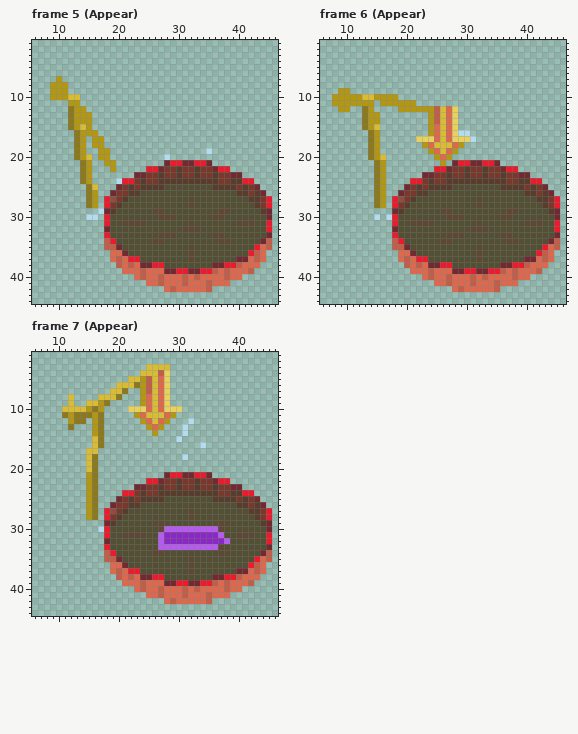
Pixel-art file: Levels/Resources/LilyPad_Goal_Animate.ase. The picture above is the old version.
64x64 pixels, 13 frames. Shown: frame 5 (Appear): x 6..46, y 1..44; frame 6 (Appear): x 6..46, y 1..44; frame 7 (Appear): x 6..46, y 1..44. The commit also changed other frames, which this record leaves out.
New version:
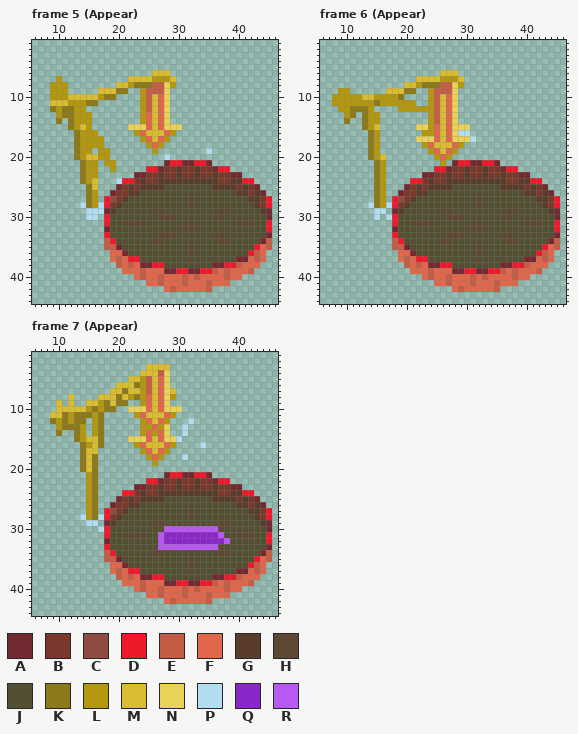
Palette (. is transparent): A #732930  B #7a382b  C #8d4d42  D #ee192b  E #c55c46  F #e1674b  G #5a3c2c  H #5c4833  J #534f32  K #8c791a  L #b3970e  M #d9bc2f  N #ead259  P #b2dcef  Q #8b27c8  R #b859f2
Edits made:
layer "Layer 1" now shown
--- frame 5 (Appear), layer "Layer 1"
@@ x 7..32 @@
  5 ..........................
- 6 ..........................
- 7 ...L......................
- 8 ..LLL.....................
- 9 ..LLL.....................
-10 ..LLLMM...................
-11 .....LL...................
-12 .....KLL..................
-13 .....KLLL.................
-14 .....KLLL.................
-15 .....KLML.................
-16 ......KLLL................
-17 ......KL.LL...............
-18 ......KL.LL...............
-19 ......KL..LL..............
-20 ......KLM.LL.........P....
-21 .......KL..LL........ADDAA
-22 .......KL...L.....DDABBGBB
-23 .......KL.......AABBGBBGBB
-24 .......KL....PDDBGBBGGGGGG
+ 6 ...................MMM....
+ 7 ...L...........MMMMLLLM...
+ 8 ..LLL........MMLKKKEENL...
+ 9 ..LLL.....MMMKK..LEEEN....
+10 ..LLLMMMMMLKK....LEMFN....
+11 ..MMMLLLKK.......LEMFN....
+12 ..KLKKLL.........LEMFN....
+13 ...LKKLLL........LFMFN....
+14 ...K.KLLL........LFMFN....
+15 .....KLML......NNNFMFNNN..
+16 ......KLLL......LFMMMFL...
+17 ......KLLLL......LFMFL....
+18 ......KLLLL.......LFL.....
+19 ......KLL.LL.......L......
+20 ......KLMMLL.........P....
+21 .......KLL.LL........ADDAA
+22 .......KLL..L.....DDABBGBB
+23 .......KLL......AABBGBBGBB
+24 .......KLM...PDDBGBBGGGGGG
 25 ........KM...ABGBGGGGJJJJJ
@@ x 12..19 @@
 27 ...KL.DC
-28 ...KL.DB
-29 .....PAG
+28 ..PKLPDB
+29 ...PPPAG
 30 ...PP.DJ
--- frame 6 (Appear), layer "Layer 1"
@@ x 8..32 @@
  5 .........................
- 6 .........................
- 7 .........................
- 8 .........................
- 9 .LL......................
-10 LLLLLMMLLLL..............
-11 LLLLLLL.LLLLLL...........
-12 .LL..KL....LLLLLLEMFN....
-13 .....KLL........LEMFN....
-14 .....KLL........LEMFN....
-15 .....KLM........LFMFN....
-16 ......KL........LFMFNPP..
+ 6 ..................MMM....
+ 7 ..............MMMMLLLM...
+ 8 ............MMLKKKEENL...
+ 9 .LL......MMMKK..LEEEN....
+10 LLLLLMMLLLLK....LEMFN....
+11 LLLLLLLKLLLLLL..LEMFN....
+12 .LLKKKL....LLLLLLEMFN....
+13 ..LK.KLL........LEMFN....
+14 ..K..KLL........LEMFN....
+15 .....KLM......NNLFMFNNN..
+16 ......KL.......LLFMFNPP..
 17 ......KL......NNNFMFNNNP.
@@ x 12..19 @@
 27 ...KL.DC
-28 ...KL.DB
-29 ......AG
+28 ..PKLPDB
+29 ...PP.AG
 30 ...P.PDJ
--- frame 7 (Appear), layer "Layer 1"
@@ x 7..31 @@
  6 .............MMMKLEMFN...
- 7 ............MMK..LEMFN...
- 8 .....M....MMMK...LFMFN...
- 9 .....M..MMLK.....LFMFN...
-10 ....MMMMLKL....NNNFMFNNN.
-11 ....KLKKKLK.....LFMMMFL..
-12 .....LKK.LK......LFMFL...
-13 .....K...LK.......LFL...P
-14 .........LK........L....P
-15 .........MK............P.
-16 .........MK..............
-17 ........MM...............
-18 ........MK..............P
-19 ........MK...............
-20 ........MK...............
+ 7 ............MMKMMLEMFNM..
+ 8 .....M....MMMKMLKLFMFNL..
+ 9 ...M.M..MMLKMKK..LFMFN...
+10 ...MMMMMLKLKK..NNNFMFNNN.
+11 ..MMKLKKKLK.....LFMMMFL..
+12 ..KLKLKK.LK......LFMFL...
+13 ...LKKKL.LK......LLFLN..P
+14 ...K..KL.LK......LFLFN..P
+15 ......KLMMK....NNNFMFNNP.
+16 .......KLMK.....LFMMMFL..
+17 .......KMM.......LFMFL...
+18 .......KMK........LFL...P
+19 .......KMK.........L.....
+20 .......KMK...............
 21 ........LK...........ADDA
@@ x 12..19 @@
 27 ...LK.DC
-28 ...LK.DB
-29 ......AG
+28 ..PLKPDB
+29 ...PP.AG
 30 .....PDJ
